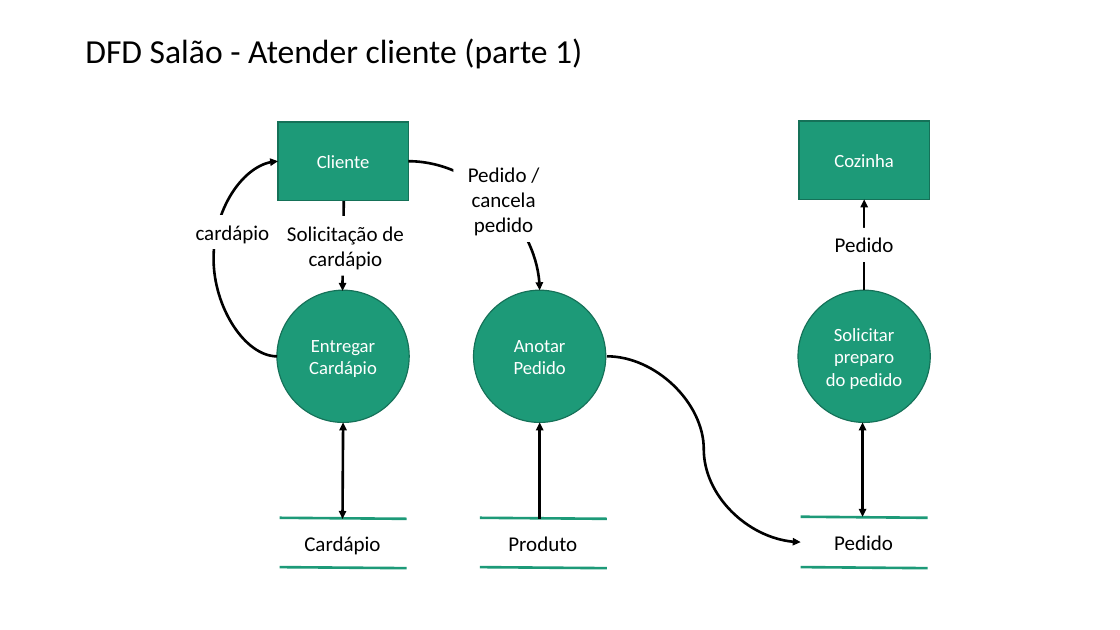
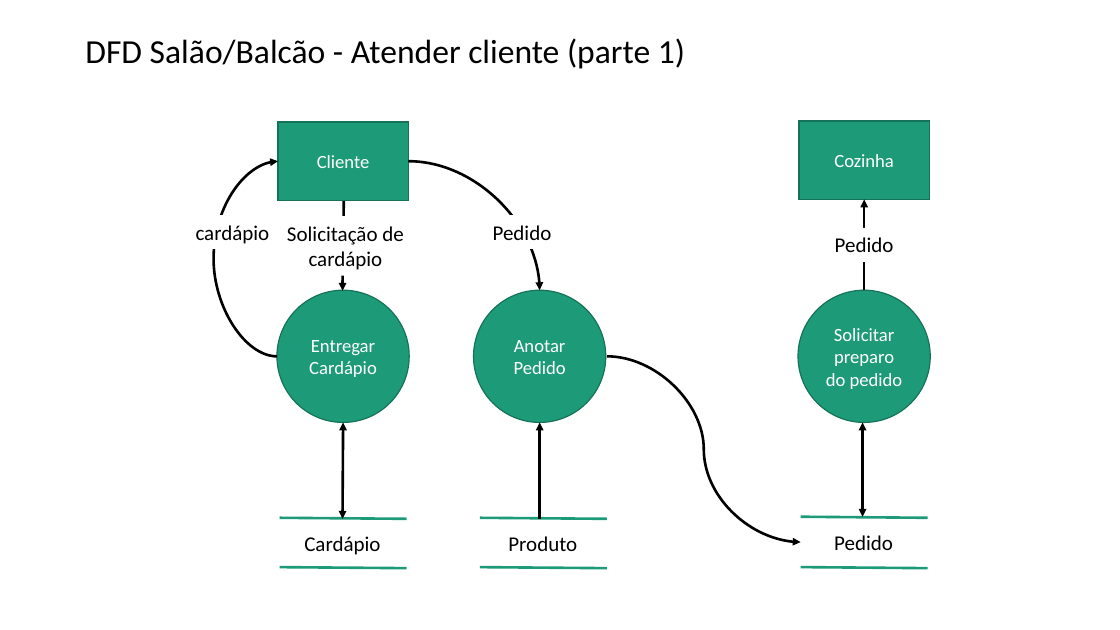
Before and after one commit to faconta/OPE, a slide deck: slide 1 of Artefatos/16. Diagramas de Fluxo de Dados.pptx. Drawn at 1120x630 pixels with LibreOffice and Linux fonts; fonts in the diff are those of the drawing. Boxes give left, top, right and bottom in pixels: in the first picture for what was removed or moved away, otherwise in the second. Text is boxed around its words. In the diff, an @@ line names an element or a change of style, - is before the commit and + after.

```diff
--- a/Artefatos/16. Diagramas de Fluxo de Dados.pptx
+++ b/Artefatos/16. Diagramas de Fluxo de Dados.pptx
@@ title at (85, 38, 685, 69): text changed @@
-DFD Salão - Atender cliente (parte 1)
+DFD Salão/Balcão - Atender cliente (parte 1)
@@ text at (493, 225, 552, 240): text changed @@
-Pedido / cancela pedido
+Pedido
```
Also in this commit, not shown: 2 other slides changed, 2 slides removed, 2 other files.
